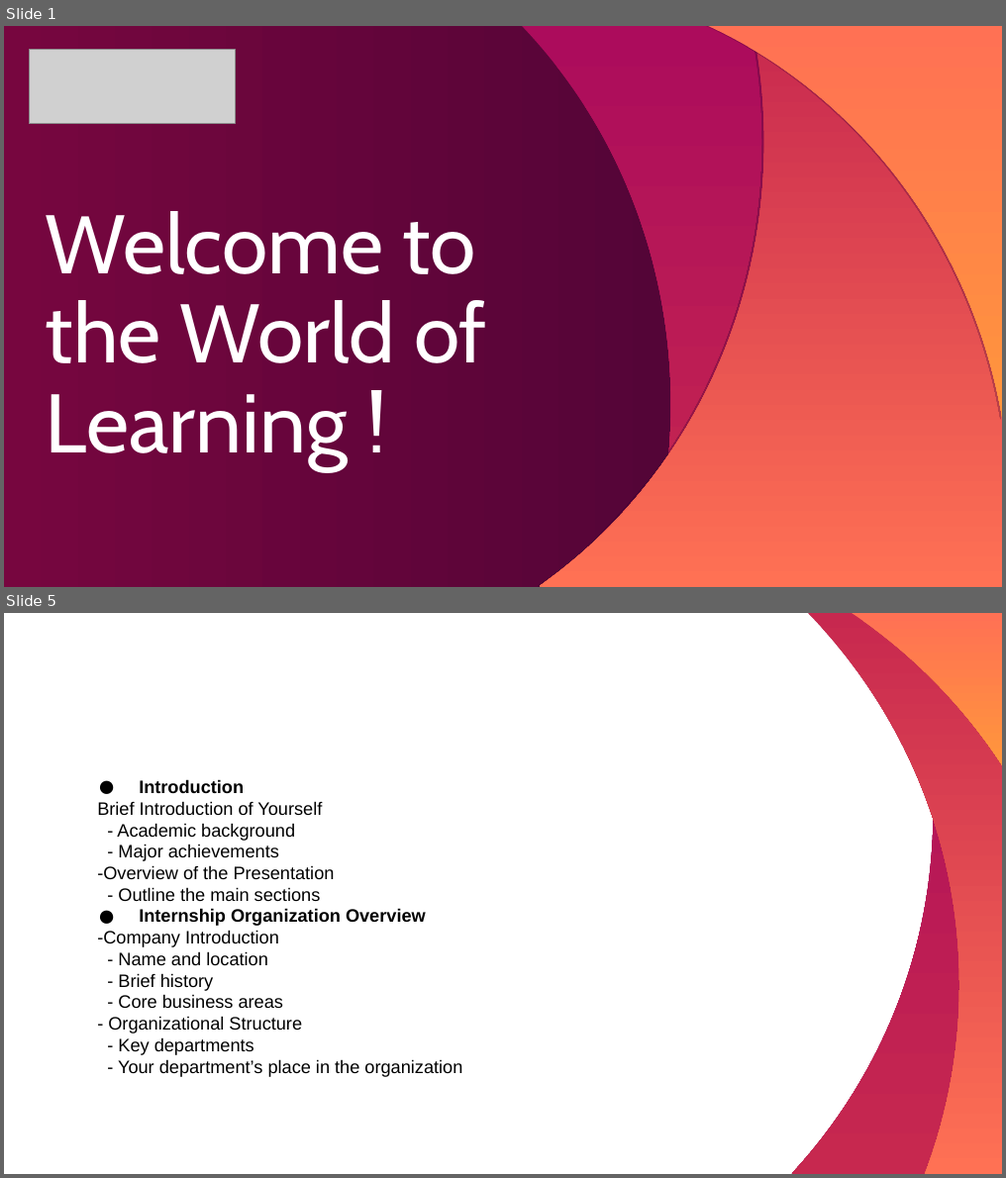
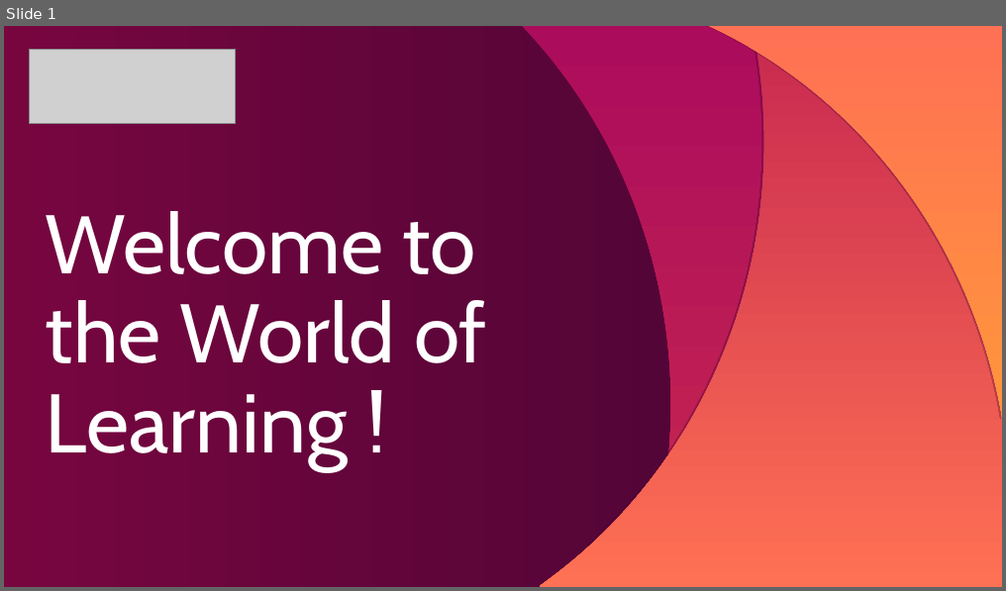
Before and after one commit to lightning-mcqueen01/HTML-basic, a slide deck: week 5/js/Template_internship_Viva2024(1).ppt. Shown one above the other, each under a label of ours: slides 1 and 5 before the commit, slide 1 after it; the slides between them are not shown. The pictures are 1006x1178 and 1006x591 pixels, drawn with LibreOffice and Linux fonts; fonts in the diff are those of the drawing; grey boxes stand for pictures. Boxes give left, top, right and bottom in pixels: in the first picture for what was removed or moved away, otherwise in the second. Text is boxed around its words. In the diff, an @@ line names an element or a change of style, - is before the commit and + after.

```diff
--- a/week 5/js/Template_internship_Viva2024(1).ppt
+++ b/week 5/js/Template_internship_Viva2024(1).ppt
@@ slide 5 removed at <box>4,613,1002,1174</box>, background #FFFFFF @@
@@ freeform shape removed at <box>791,613,1002,1174</box> @@
@@ freeform shape removed at <box>808,613,1002,1174</box> @@
@@ freeform shape removed at <box>851,613,1002,764</box> @@
@@ text removed at <box>97,779,462,1077</box> @@
-● Introduction
-Brief Introduction of Yourself
-- Academic background
-- Major achievements
--Overview of the Presentation
-- Outline the main sections
-● Internship Organization Overview
--Company Introduction
-- Name and location
-- Brief history
-- Core business areas
-- Organizational Structure
-- Key departments
-- Your department’s place in the organization
```
Also in this commit, not shown: 1 slide changed, 14 slides added, 6 other slides removed, 31 other files.
